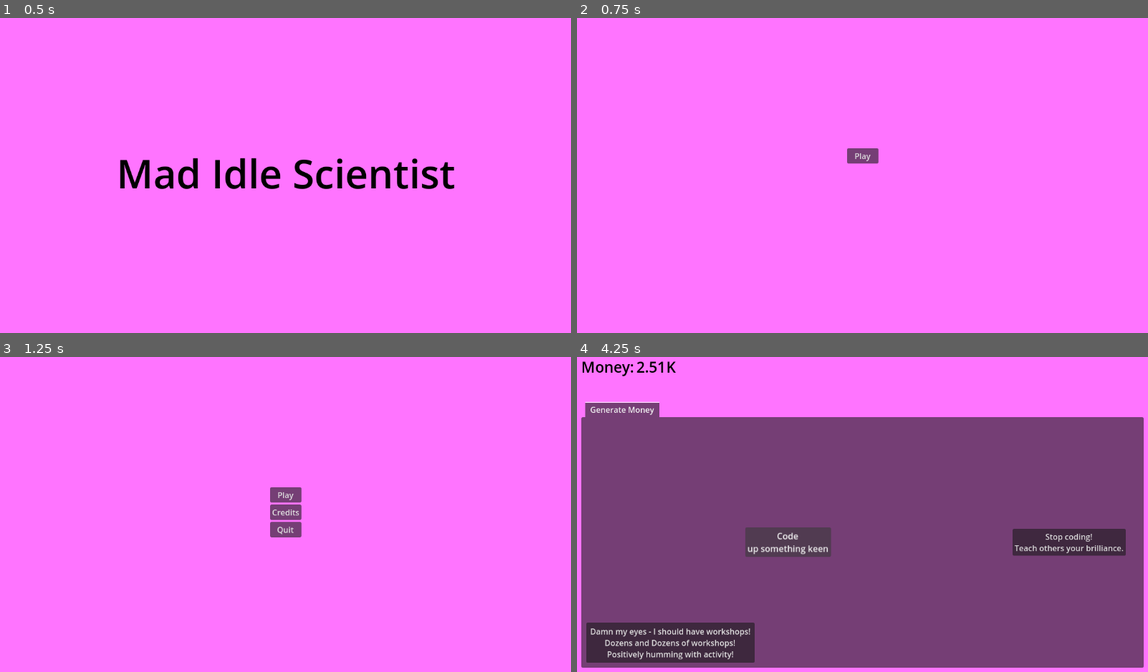
Above: before the commit, frames 1-4 (two rows, left to right).
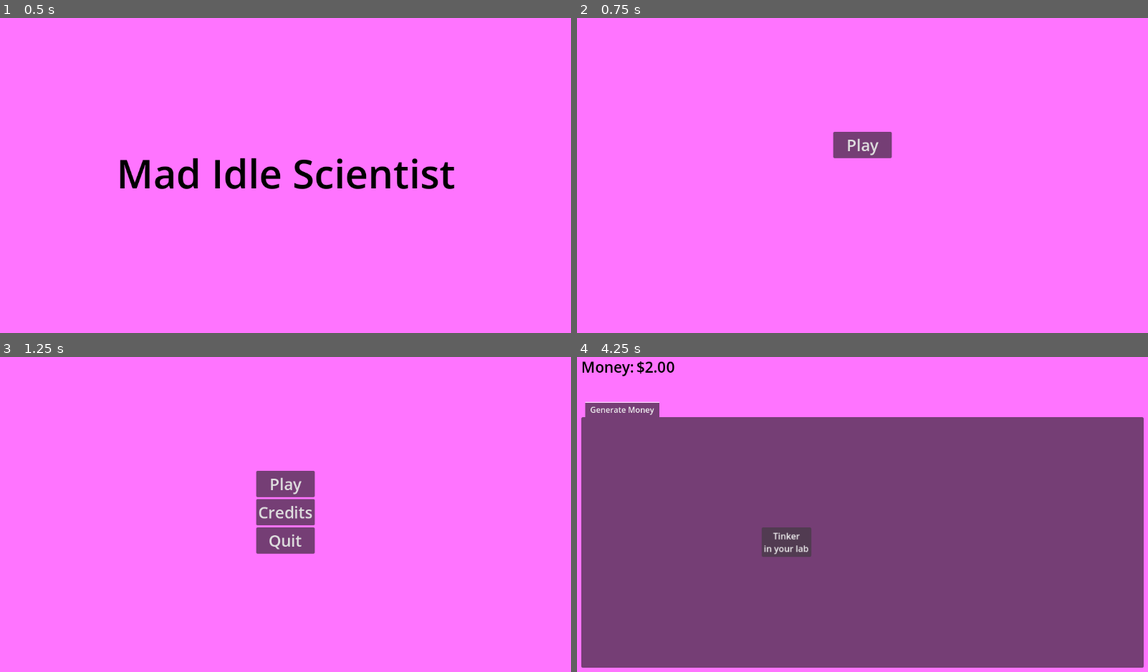
Above: after the commit, the same moments.

Repository: Habidakus/mad-idle-scientist
Game: Godot game, scene res://Scenes/main.tscn
The game is run twice, just before and just after one commit, with the same random seed, the same clock (stepped at 60 frames per second) and the same inputs.
Inputs (mouse positions are in pixels of both pictures, inside the frame that each line leads up to):
- Up to frame 1 (0.5 s): no input
- Up to frame 2 (0.75 s): tap Enter at 0.5 s; move the mouse to (988, 156) at 0.52 s; tap 1 at 0.6 s; click (988, 156) at 0.67 s
- Up to frame 3 (1.25 s): no input
- Up to frame 4 (4.25 s): click "Play" at 1.25 s; click "Tinker in your lab" at 2 s; click (1068, 542) at 2.75 s, where only the run before the commit has a clickable "Put away your tinkering! Beco…"; click "Code up something keen" (after the commit: "Tinker in your lab") at 3.5 s

Frame 1 is identical in both runs. In frame 2, 0.9% of the frame differs, in the area x 44-56%, y 36-47%; in frame 3, 2.2%; in frame 4, 6.3%, in the area x 1-97%, y 1-98%.

Commit message:
Added endgame

Diff:
--- /dev/null
+++ b/ResearchTracks/dep_kaiju.tres
@@ -0,0 +1,11 @@
+[gd_resource type="Resource" script_class="IDKaiju" load_steps=2 format=3 uid="uid://cxs68i2cjnw71"]
+
+[ext_resource type="Script" path="res://Scripts/Dependancies/IDKaiju.gd" id="1_j54g5"]
+
+[resource]
+script = ExtResource("1_j54g5")
+gear_count = 100
+sensor_count = 100
+muscle_count = 100
+blueprint_cost = 100
+money_cost = 10000000
--- /dev/null
+++ b/ResearchTracks/inv_kaiju.tres
@@ -0,0 +1,11 @@
+[gd_resource type="Resource" script_class="Invention" load_steps=3 format=3 uid="uid://ba1iewcymy5ed"]
+
+[ext_resource type="Resource" uid="uid://cxs68i2cjnw71" path="res://ResearchTracks/dep_kaiju.tres" id="1_txaef"]
+[ext_resource type="Script" path="res://Scripts/Invention.gd" id="1_xjcux"]
+
+[resource]
+script = ExtResource("1_xjcux")
+dependancy = ExtResource("1_txaef")
+button_text = "Kangaroo Kaiju"
+activation_type = 8
+activation_amount = 1
--- /dev/null
+++ b/ResearchTracks/rtd_kaiju.tres
@@ -0,0 +1,9 @@
+[gd_resource type="Resource" script_class="ResearchTrackData" load_steps=3 format=3 uid="uid://dj738j1jvljk4"]
+
+[ext_resource type="Script" path="res://Scripts/ResearchTrackData.gd" id="1_hl8ep"]
+[ext_resource type="Resource" uid="uid://ba1iewcymy5ed" path="res://ResearchTracks/inv_kaiju.tres" id="1_sovpl"]
+
+[resource]
+script = ExtResource("1_hl8ep")
+inventions = Array[Resource]([ExtResource("1_sovpl")])
+track = "Kaiju"
--- a/Scenes/game_state.tscn
+++ b/Scenes/game_state.tscn
@@ -122,9 +122,10 @@
 [node name="TabContainer" type="TabContainer" parent="MarginContainer/VBoxContainer"]
 layout_mode = 2
 size_flags_vertical = 3
-current_tab = 0
+current_tab = 4
 
 [node name="Generate Money" type="Control" parent="MarginContainer/VBoxContainer/TabContainer"]
+visible = false
 layout_mode = 2
 metadata/_tab_index = 0
 
@@ -343,6 +344,36 @@
 [node name="ListOfGoods" type="GridContainer" parent="MarginContainer/VBoxContainer/TabContainer/Warehouse/MarginContainer"]
 layout_mode = 2
 columns = 5
+
+[node name="Kaiju" type="Control" parent="MarginContainer/VBoxContainer/TabContainer"]
+layout_mode = 2
+metadata/_tab_index = 4
+
+[node name="MarginContainer" type="MarginContainer" parent="MarginContainer/VBoxContainer/TabContainer/Kaiju"]
+layout_mode = 1
+anchors_preset = 15
+anchor_right = 1.0
+anchor_bottom = 1.0
+grow_horizontal = 2
+grow_vertical = 2
+theme_override_constants/margin_left = 40
+theme_override_constants/margin_top = 40
+theme_override_constants/margin_right = 40
+theme_override_constants/margin_bottom = 40
+
+[node name="VBoxContainer" type="VBoxContainer" parent="MarginContainer/VBoxContainer/TabContainer/Kaiju/MarginContainer"]
+layout_mode = 2
+size_flags_vertical = 4
+
+[node name="Label" type="Label" parent="MarginContainer/VBoxContainer/TabContainer/Kaiju/MarginContainer/VBoxContainer"]
+layout_mode = 2
+theme_override_font_sizes/font_size = 42
+text = "Kangaroo Kaiju - Destroyer of Worlds!!!"
+horizontal_alignment = 1
+
+[node name="KaijuProgress" type="ProgressBar" parent="MarginContainer/VBoxContainer/TabContainer/Kaiju/MarginContainer/VBoxContainer"]
+layout_mode = 2
+theme_override_font_sizes/font_size = 42
 
 [node name="RantPlayer" type="AudioStreamPlayer" parent="."]
 bus = &"Ranting"
--- a/Scenes/main.tscn
+++ b/Scenes/main.tscn
@@ -12,6 +12,7 @@
 [ext_resource type="Resource" uid="uid://crjky3dtffew5" path="res://ResearchTracks/rtd_sensors.tres" id="10_p0ps6"]
 [ext_resource type="Resource" uid="uid://ctgdbuxwuiuxc" path="res://ResearchTracks/rtd_workshop_upgrade.tres" id="11_d64m3"]
 [ext_resource type="Resource" uid="uid://c57phb1thingm" path="res://ResearchTracks/rtd_marsupial_augmentation.tres" id="12_qptde"]
+[ext_resource type="Resource" uid="uid://dj738j1jvljk4" path="res://ResearchTracks/rtd_kaiju.tres" id="13_4jbdl"]
 
 [node name="Main" type="Control"]
 layout_mode = 3
@@ -90,6 +91,7 @@
 
 [node name="Play" type="Button" parent="MainStateMachine/MainMenu/VBoxContainer"]
 layout_mode = 2
+theme_override_font_sizes/font_size = 32
 text = "Play"
 
 [node name="PlayDecorator" type="Node" parent="MainStateMachine/MainMenu/VBoxContainer/Play"]
@@ -97,6 +99,7 @@
 
 [node name="Credits" type="Button" parent="MainStateMachine/MainMenu/VBoxContainer"]
 layout_mode = 2
+theme_override_font_sizes/font_size = 32
 text = "Credits"
 
 [node name="CreditsDecorator" type="Node" parent="MainStateMachine/MainMenu/VBoxContainer/Credits" node_paths=PackedStringArray("loads_after")]
@@ -105,6 +108,7 @@
 
 [node name="Quit" type="Button" parent="MainStateMachine/MainMenu/VBoxContainer"]
 layout_mode = 2
+theme_override_font_sizes/font_size = 32
 text = "Quit"
 
 [node name="QuitDecorator" type="Node" parent="MainStateMachine/MainMenu/VBoxContainer/Quit" node_paths=PackedStringArray("loads_after")]
@@ -200,7 +204,7 @@
 
 [node name="Game" parent="MainStateMachine" instance=ExtResource("5_wjm77")]
 visible = false
-research_track_data_sets = Array[Resource]([ExtResource("7_ql8q4"), ExtResource("8_nc1ox"), ExtResource("9_5885i"), ExtResource("10_p0ps6"), ExtResource("11_d64m3"), ExtResource("12_qptde")])
+research_track_data_sets = Array[Resource]([ExtResource("7_ql8q4"), ExtResource("8_nc1ox"), ExtResource("9_5885i"), ExtResource("10_p0ps6"), ExtResource("11_d64m3"), ExtResource("12_qptde"), ExtResource("13_4jbdl")])
 
 [node name="Options" type="MarginContainer" parent="."]
 top_level = true
--- /dev/null
+++ b/Scripts/Dependancies/IDKaiju.gd
@@ -0,0 +1,58 @@
+extends InventionDependancy
+
+class_name IDKaiju
+
+@export var gear_count : int = 1
+@export var sensor_count : int = 1
+@export var muscle_count : int = 1
+
+func describe(game : SMS_Game) -> String:
+	var retVal = "Gear > %d, Sensor > %d, Muscle > %d, Full Marsupial" % [gear_count, sensor_count, muscle_count];
+	if blueprint_cost > 0:
+		retVal += (", %d blueprints" % blueprint_cost)
+	if money_cost > 0:
+		retVal += (", %s" % game.money_string(money_cost))
+	return retVal
+
+func is_invention_hidden(game : SMS_Game) -> bool:
+	if game.has_been_invented(SMS_Game.CraftedItemType.GEAR) == false:
+		return true
+	if game.has_been_invented(SMS_Game.CraftedItemType.ARTIFICIAL_MUSCLE) == false:
+		return true
+	if game.has_been_invented(SMS_Game.CraftedItemType.SENSOR_PACK) == false:
+		return true
+	return game.augment_button_stage == 0
+
+func is_invention_pending(game : SMS_Game) -> Array[String]:
+	var a_fraction : float = game.measure_marsupial_augmentation(true)
+	var g_fraction : float = min(1.0, game.warehouse_count(SMS_Game.CraftedItemType.GEAR) as float / gear_count as float)
+	var s_fraction : float = min(1.0, game.warehouse_count(SMS_Game.CraftedItemType.SENSOR_PACK) as float / sensor_count as float)
+	var m_fraction : float = min(1.0, game.warehouse_count(SMS_Game.CraftedItemType.ARTIFICIAL_MUSCLE) as float / muscle_count as float)
+	var fraction : float = g_fraction + s_fraction + m_fraction + a_fraction
+	var needs : Array = [[g_fraction, "Gears"], [s_fraction, "Sensor Packs"], [m_fraction, "Synthetic Muscles"], [a_fraction, "Marsupial Advancement"]]
+	var total : float = 4.0
+	if blueprint_cost > 0:
+		total += 1.0
+		var b_fraction : float = min(1.0, game.blueprints as float / blueprint_cost as float);
+		needs.append([b_fraction, "Blueprints"])
+		fraction += b_fraction
+	if money_cost > 0:
+		total += 1.0
+		var money_fraction : float = min(1.0, game.money as float / money_cost as float);
+		needs.append([money_fraction, "Money"])
+		fraction += money_fraction
+
+	if fraction == total:
+		return ["", ""]
+
+	needs.sort_custom(sort_needs)
+
+	#print("%s=%f  %s=%f" % [needs[0][1], needs[0][0], needs[1][1], needs[1][0]])
+	return ["%.1f%%" % [fraction * 100.0 / total], needs[0][1]]
+
+func pay_for_activation(game : SMS_Game) -> void:
+	pay_money(game)
+	pay_blueprints(game)
+	game.warehouse_add(SMS_Game.CraftedItemType.GEAR, 0 - gear_count)
+	game.warehouse_add(SMS_Game.CraftedItemType.SENSOR_PACK, 0 - sensor_count)
+	game.warehouse_add(SMS_Game.CraftedItemType.ARTIFICIAL_MUSCLE, 0 - muscle_count)
--- a/Scripts/StateMachine/StateMachineState_Game.gd
+++ b/Scripts/StateMachine/StateMachineState_Game.gd
@@ -2,7 +2,7 @@
 
 class_name SMS_Game
 
-var in_debug_mode : bool = true
+var in_debug_mode : bool = false
 
 var click_count : int = 0
 var money : int = 0 : set = set_money
@@ -37,6 +37,8 @@
 var lab_tab : Control = null
 var tab_container : TabContainer = null
 var warehouse_tab : Control = null
+var kaiju_tab : Control = null
+var kaiju_progress : ProgressBar = null
 
 var main_button_stage : int = 0
 var main_button_stages = {
@@ -117,6 +119,7 @@
 	WORKSHOP_TAB,
 	LAB_TAB,
 	WAREHOUSE_TAB,
+	KAIJU_TAB,
 }
 enum TabAction {
 	HIDE_TAB,
@@ -158,6 +161,10 @@
 	var asp = find_child(asp_name) as AudioStreamPlayer
 	assert(asp != null, "%s could not find audio stream player child %s" % [name, asp_name])
 	return asp
+func find_progress_bar(prog_name : String) -> ProgressBar:
+	var pb = find_child(prog_name) as ProgressBar
+	assert(pb != null, "%s could not find progress bar child %s" % [name, prog_name])
+	return pb
 
 func _ready() -> void:
 
@@ -253,6 +260,14 @@
 	warehouse_tab = find_control("Warehouse");
 	change_tab(TabRef.WAREHOUSE_TAB, TabAction.HIDE_TAB)
 	warehouse_grid = find_grid_container("ListOfGoods");
+
+	#-------
+	# Kaiju
+	#-------
+
+	kaiju_tab = find_control("Kaiju");
+	change_tab(TabRef.KAIJU_TAB, TabAction.HIDE_TAB)
+	kaiju_progress = find_progress_bar("KaijuProgress");
 
 	#-------
 	# Other
@@ -334,6 +349,9 @@
 	else:
 		return 0
 
+func has_been_invented(item_type : CraftedItemType) -> bool:
+	return warehouse_holdings.has(item_type)
+
 var warehouse_account_label_mapping : Dictionary = {}
 func warehouse_add(item_type: CraftedItemType, amount: int) -> void:
 	if warehouse_holdings.has(item_type):
@@ -375,6 +393,8 @@
 			idx = tab_container.get_tab_idx_from_control(lab_tab)
 		TabRef.WAREHOUSE_TAB:
 			idx = tab_container.get_tab_idx_from_control(warehouse_tab)
+		TabRef.KAIJU_TAB:
+			idx = tab_container.get_tab_idx_from_control(kaiju_tab)
 	assert(idx != -1, "Did not find tab %s in %s" % [TabRef.find_key(tab), tab_container.name])
 	return idx
 
@@ -547,7 +567,6 @@
 	Invention.ActivationType.UNLOCK_ARTIFICIAL_MUSCLE: [false, Workshop.WorkshopTask.ARTIFICIAL_MUSCLE, "Craft Synthetic Muscle", "Synthetic muscle will help you craft other things", 0],
 	Invention.ActivationType.UNLOCK_SENSORS: [false, Workshop.WorkshopTask.SENSOR_PACKS, "Craft Sensor Packs", "Synthetic optic and nerve clusters", 0],
 	Invention.ActivationType.UNLOCK_KAIJU: [false, Workshop.WorkshopTask.KAIJU, "Build the Kaiju Kangaroo", "Nations will bow before the might of the Kaiju Kangaroo", 0],
-
 }
 
 func add_text_and_tooltip_to_id(option_button : OptionButton, task : Workshop.WorkshopTask, item_name : String, item_tooltip : String) -> int:
@@ -779,3 +798,23 @@
 	cost_to_build_next_workshop = (int) (cost_to_build_next_workshop * cost_to_build_next_workshop_multiplier)
 	add_workshop()
 	update_workshop_button()
+
+var kaiju_count : float = 0
+var kaiju_max : float = 5000
+var kaiju_reconnected_dismiss : bool = false
+func add_kaiju_parts(amount : float) -> void:
+	if kaiju_count == 0:
+		change_tab(TabRef.KAIJU_TAB, TabAction.SHOW_TAB)
+		change_tab(TabRef.KAIJU_TAB, TabAction.HIGHLIGHT_TAB)
+	kaiju_count += amount
+	kaiju_progress.value = 100.0 * kaiju_count / kaiju_max
+	if kaiju_count >= kaiju_max:
+		rant_pop_up.show()
+		rant_text.text = "[b]VICTORY![/b]\n\nThey mocked me, but now the tables have turned!\nSee how they scatter before my Marsupial Might!\n\nOnward my Kangaroo Kaiju!\n"
+		if kaiju_reconnected_dismiss == false:
+			kaiju_reconnected_dismiss = true;
+			rant_dismiss_button.pressed.disconnect(on_rant_dismissed)
+			rant_dismiss_button.pressed.connect(close_game)
+
+func close_game() -> void:
+	get_tree().quit()
--- a/Scripts/Workshop.gd
+++ b/Scripts/Workshop.gd
@@ -165,6 +165,8 @@
 		WorkshopTask.SENSOR_PACKS:
 			var sensors_per_second : float = game.minion_sensor_pack_delta * minion_strength
 			status_label.text = "%.2f packs/sec" % sensors_per_second;
+		WorkshopTask.KAIJU:
+			status_label.text = "Building Kaiju"
 		_:
 			status_label.text = "TASK UNKNOWN"
 
Not shown: 1 places in Scenes/main.tscn that only renumber resources
Not shown, changed: daily_work_diary.txt
